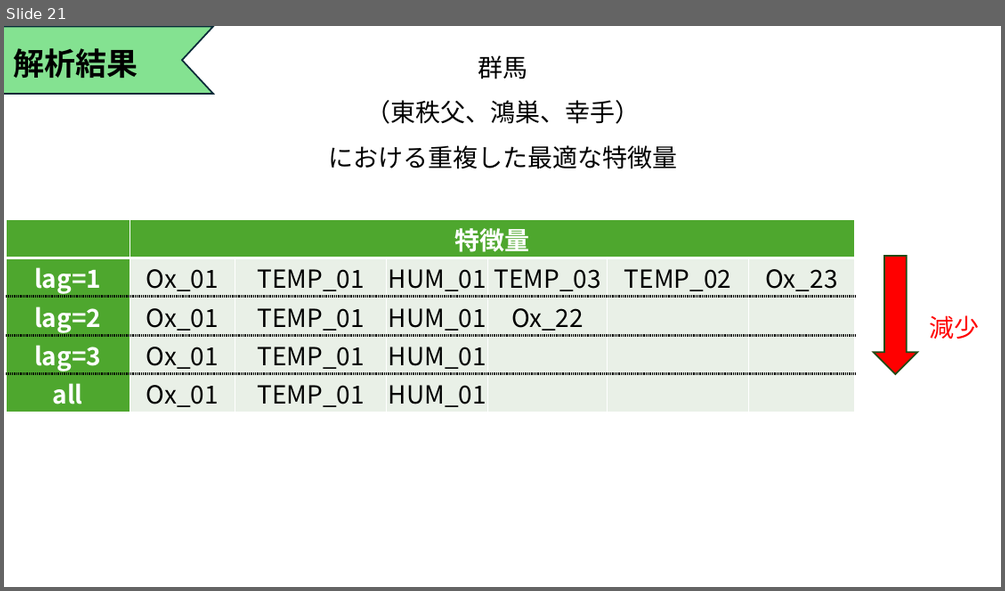
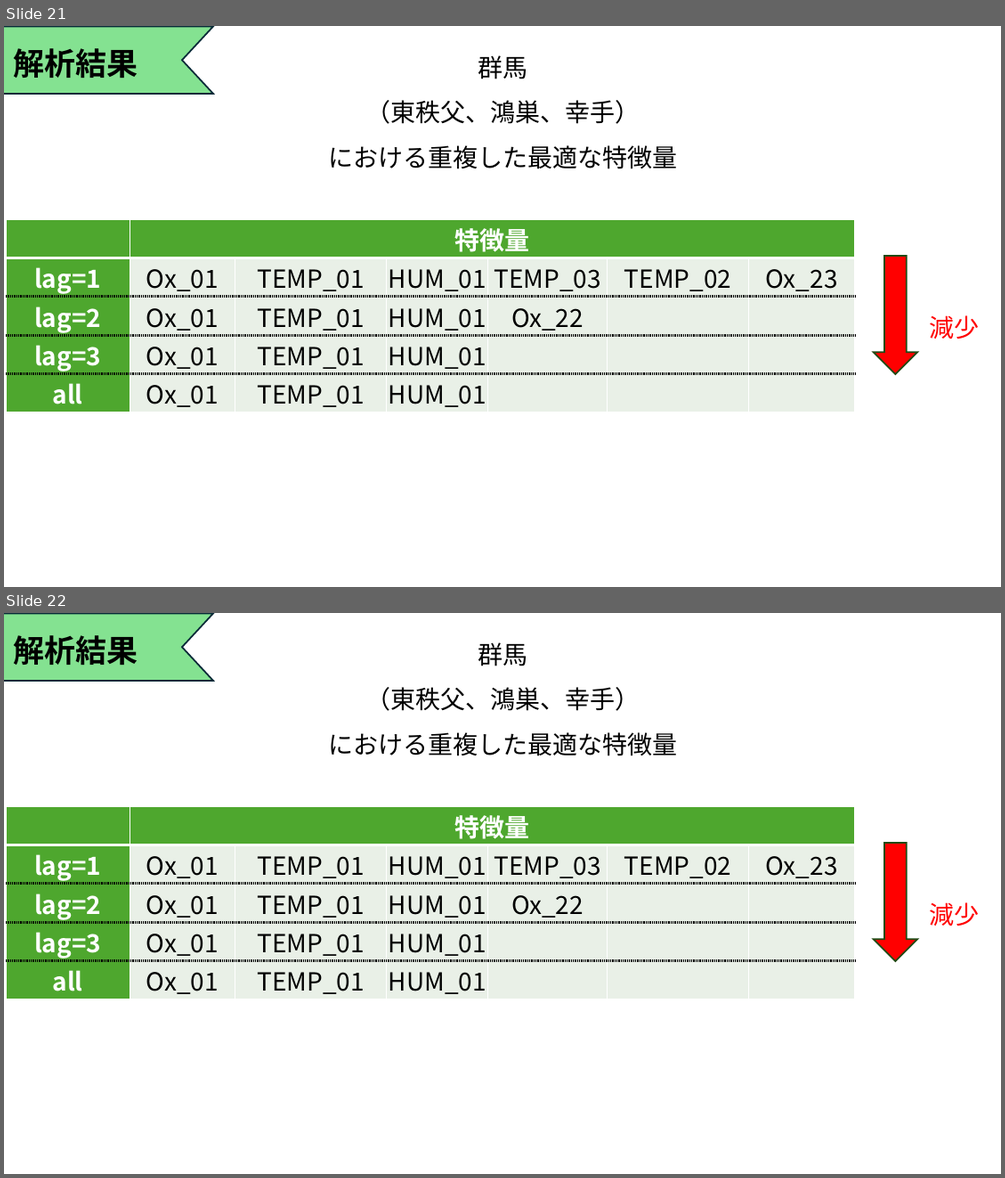
Before and after one commit to Tatsuki0623/lab, a slide deck: out_data/21T7-008.pptx. Shown one above the other, each under a label of ours: slide 21 before the commit, slides 21 and 22 after it. The pictures are 1005x591 and 1005x1178 pixels, drawn with LibreOffice and Linux fonts; fonts in the diff are those of the drawing. Boxes give left, top, right and bottom in pixels: in the first picture for what was removed or moved away, otherwise in the second. Text is boxed around its words. In the diff, an @@ line names an element or a change of style, - is before the commit and + after.

```diff
--- a/out_data/21T7-008.pptx
+++ b/out_data/21T7-008.pptx
@@ slide 22 added at (4,613,1001,1174), background #FFFFFF @@
@@ chevron added at (4,614,213,681), fill #84E291, outline #092A39 1.5 pt @@
@@ text added at (14,635,138,665), 30 pt, text #000000, bold @@
+解析結果
@@ text added at (328,642,677,756), 24 pt, text #000000 @@
+群馬
+（東秩父、鴻巣、幸手）
+における重複した最適な特徴量
@@ table added at (7,806,854,999), 5 rows, 7 columns @@
+ | 特徴量 |  |  |  |  | 
+lag=1 | Ox_01 | TEMP_01 | HUM_01 | TEMP_03 | TEMP_02 | Ox_23
+lag=2 | Ox_01 | TEMP_01 | HUM_01 | Ox_22 |  | 
+lag=3 | Ox_01 | TEMP_01 | HUM_01 |  |  | 
+all | Ox_01 | TEMP_01 | HUM_01 |  |  | 
@@ down arrow added at (873,843,917,961), fill #FF0000, outline #224914 1.5 pt @@
@@ text added at (930,902,979,926), 24 pt, text #FF0000 @@
+減少
```
Also in this commit, not shown: 4 slides changed.
